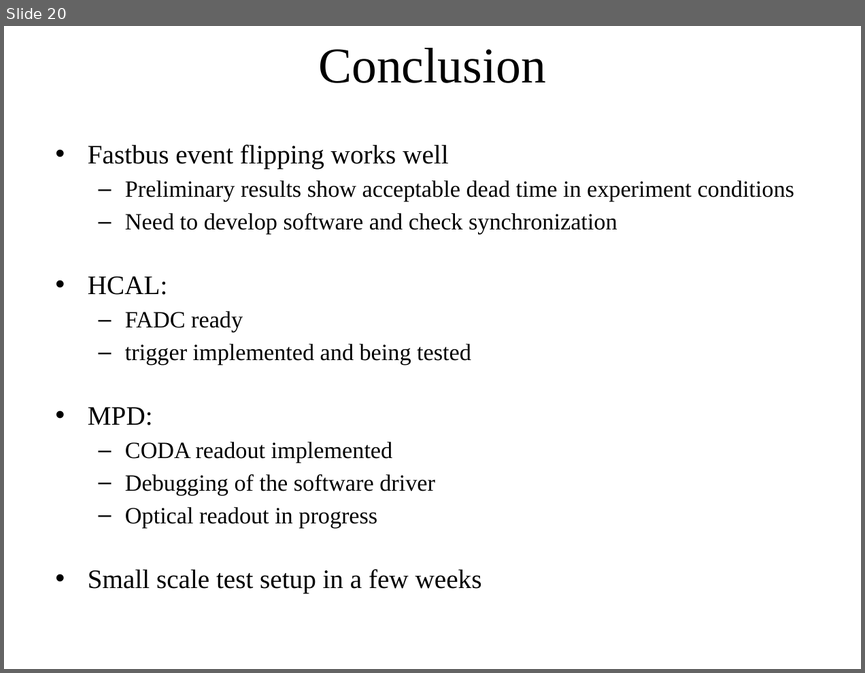
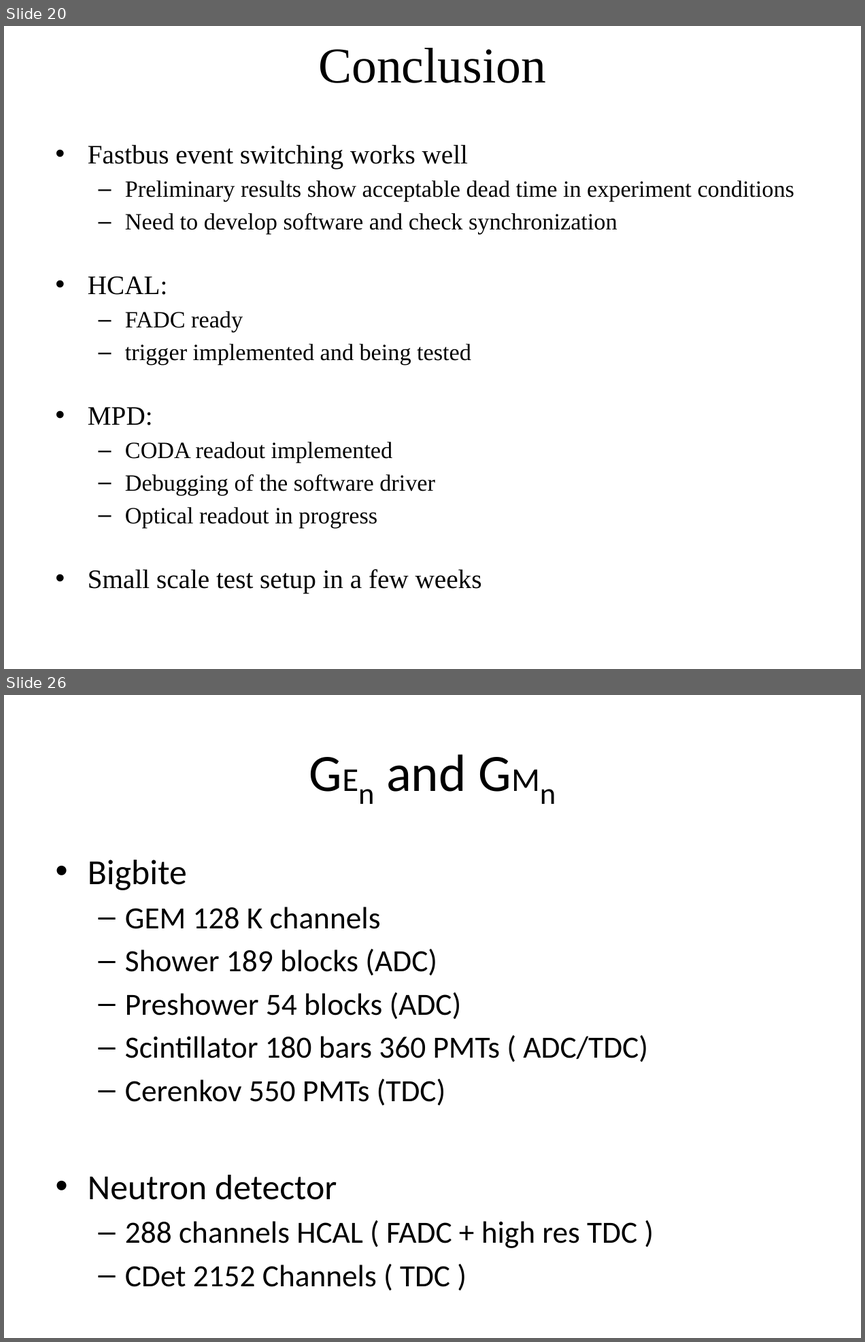
Before and after one commit to bmoffit/sbsdaq, a slide deck: 2015_DOE_Review/SuperBigBite DAQ update.pptx. Shown one above the other, each under a label of ours: slide 20 before the commit, slides 20 and 26 after it; the slides between them are not shown. The pictures are 865x673 and 865x1342 pixels, drawn with LibreOffice and Linux fonts; fonts in the diff are those of the drawing; background and template pictures are left out. Boxes give left, top, right and bottom in pixels: in the first picture for what was removed or moved away, otherwise in the second. Text is boxed around its words. In the diff, an @@ line names an element or a change of style, - is before the commit and + after.

```diff
--- a/2015_DOE_Review/SuperBigBite DAQ update.pptx
+++ b/2015_DOE_Review/SuperBigBite DAQ update.pptx
@@ slide 26 added at (x1=4, y1=695, x2=861, y2=1338), background #FFFFFF @@
@@ title added at (x1=386, y1=754, x2=466, y2=792), 44 pt, text #000000 @@
+GEn and GMn
@@ text added at (x1=88, y1=860, x2=648, y2=1287), 25.9 pt, text #000000 @@
+• Bigbite
+  – GEM 128 K channels
+  – Shower 189 blocks (ADC)
+  – Preshower 54 blocks (ADC)
+  – Scintillator 180 bars 360 PMTs ( ADC/TDC)
+  – Cerenkov 550 PMTs (TDC)
+• Neutron detector
+  – 288 channels HCAL ( FADC + high res TDC )
+  – CDet 2152 Channels ( TDC )
@@ slide 20 changed as well @@
@@ text at (x1=88, y1=144, x2=468, y2=169): text changed @@
-• Fastbus event flipping works well
+• Fastbus event switching works well
```
Also in this commit, not shown: 14 other slides changed, 13 other slides added, 1 other file.
